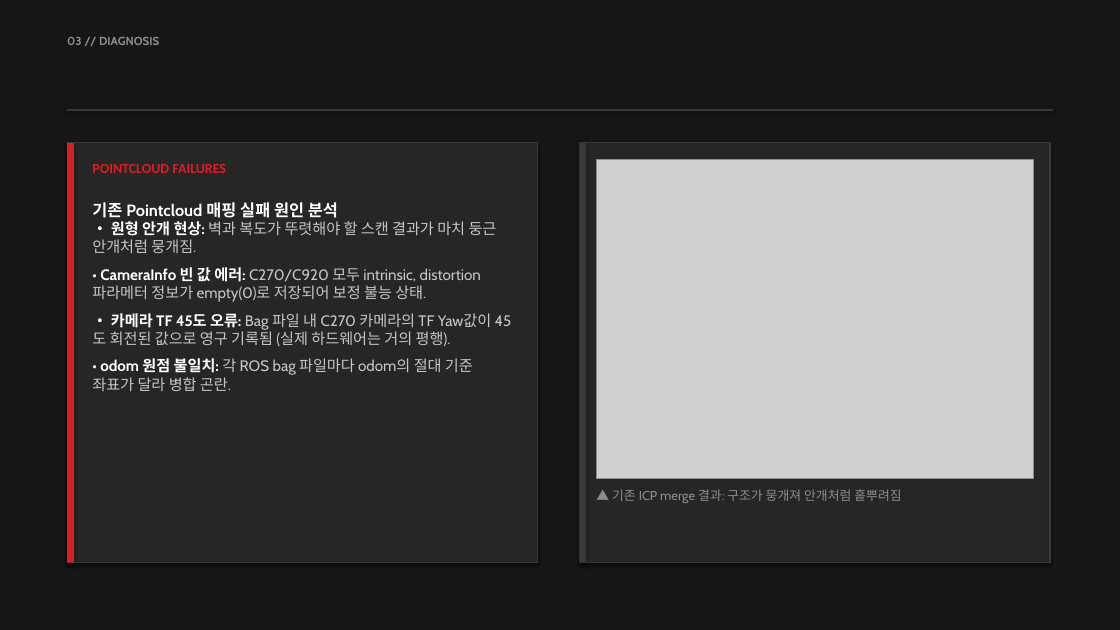
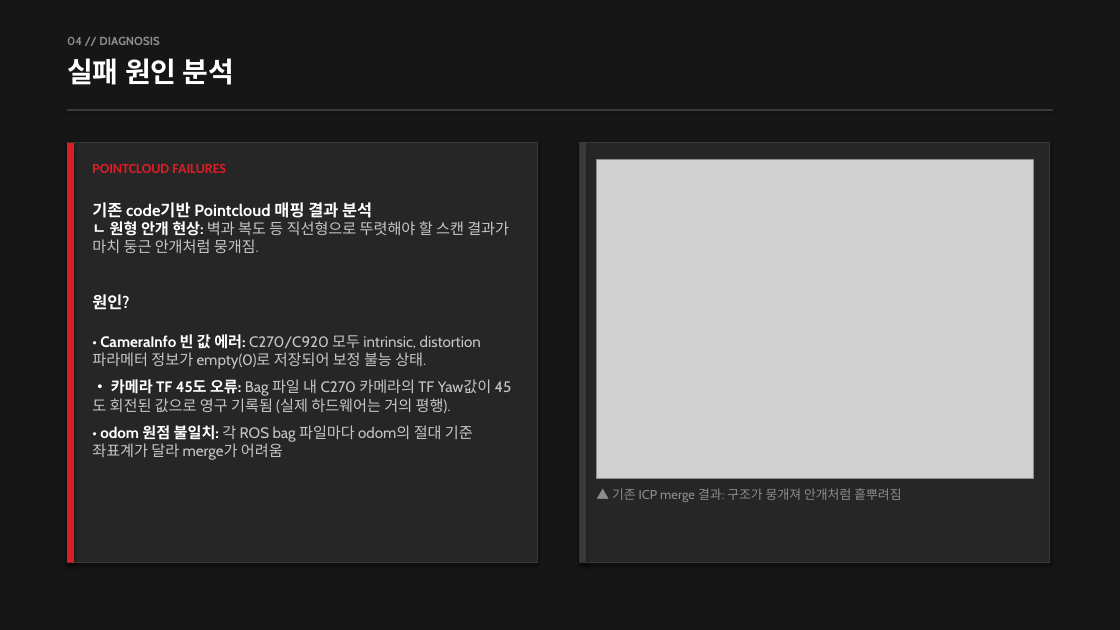
Before and after one commit to emjdp/hyper_turtle_project, a slide deck: slide 7 of docs/report/pres.pptx. Drawn at 1120x630 pixels with LibreOffice and Linux fonts; fonts in the diff are those of the drawing; grey boxes stand for pictures. Boxes give left, top, right and bottom in pixels: in the first picture for what was removed or moved away, otherwise in the second. Text is boxed around its words. In the diff, an @@ line names an element or a change of style, - is before the commit and + after.

```diff
--- a/docs/report/pres.pptx
+++ b/docs/report/pres.pptx
@@ text at (x1=67, y1=37, x2=159, y2=45): text changed @@
-03 // DIAGNOSIS
+04 // DIAGNOSIS
@@ text added at (x1=67, y1=58, x2=235, y2=85), 24 pt, text #FFFFFF, bold @@
+실패 원인 분석
@@ text at (x1=92, y1=202, x2=509, y2=310): text changed @@
-기존 Pointcloud 매핑 실패 원인 분석
-• 원형 안개 현상: 벽과 복도가 뚜렷해야 할 스캔 결과가 마치 둥근 안개처럼 뭉개짐.
+기존 code기반 Pointcloud 매핑 결과 분석
+ㄴ 원형 안개 현상: 벽과 복도 등 직선형으로 뚜렷해야 할 스캔 결과가 마치 둥근 안개처럼 뭉개짐.
+원인?
@@ text at (x1=92, y1=425, x2=473, y2=460): text changed @@
-• odom 원점 불일치: 각 ROS bag 파일마다 odom의 절대 기준 좌표가 달라 병합 곤란.
+• odom 원점 불일치: 각 ROS bag 파일마다 odom의 절대 기준 좌표계가 달라 merge가 어려움
```
Also in this commit, not shown: 5 other slides changed, 2 slides added, 1 slide removed.
